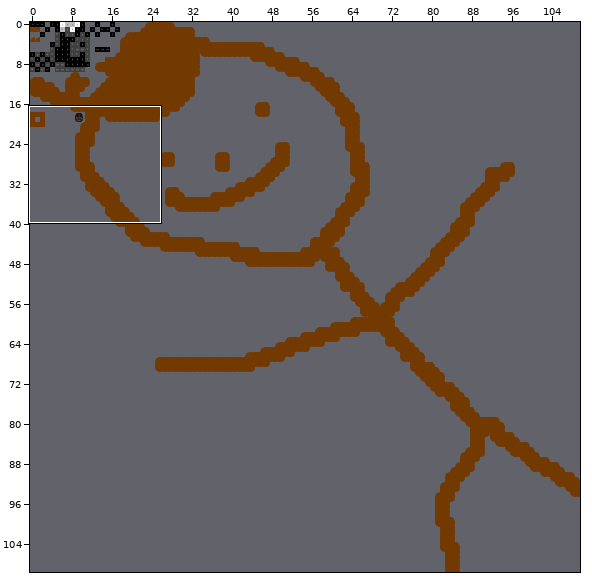
Tiled map -- Monofoxe/Monofoxe/Content/Maps/test.tmx. Above: a wide view before the commit, with the close-up outlined.
Close-up. The starting point:
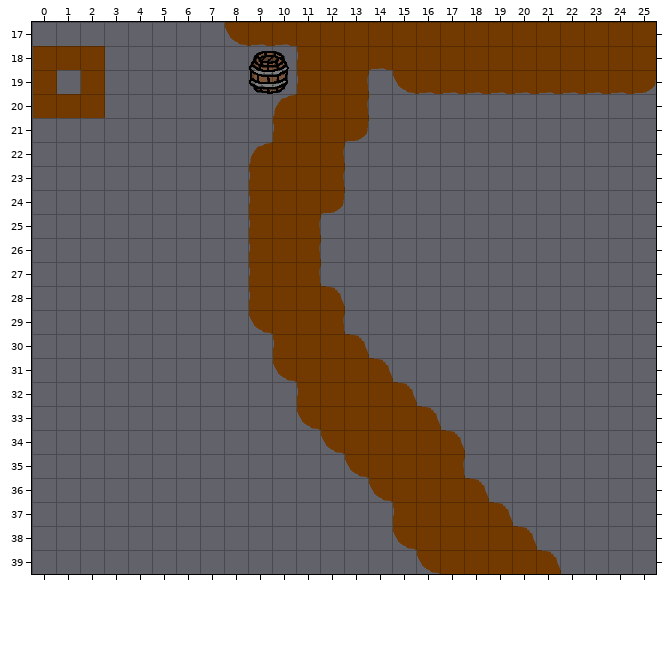
Cells are 32x32 px. Shown: x 0..25, y 17..39. The commit also changed other parts of the map, which this record leaves out.
And afterwards:
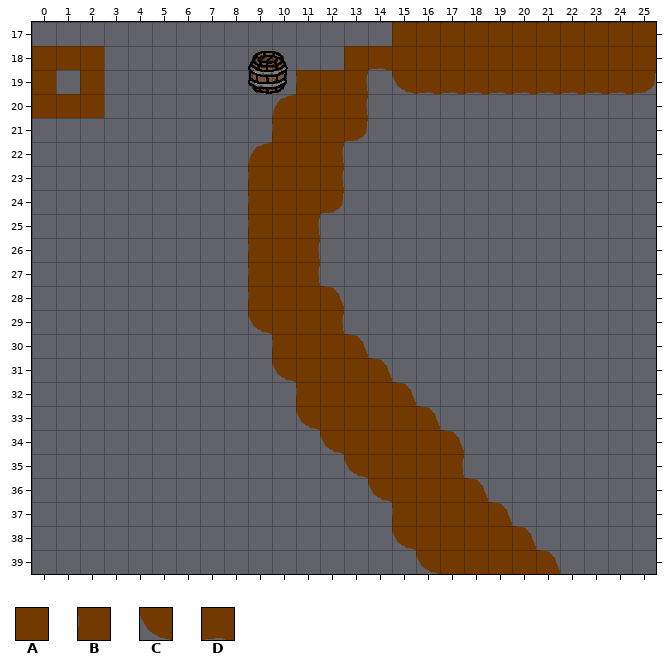
Key: from "dirt": A 3, B 4, C 8, D 9.
_ is an empty cell, . an unchanged one.
Edits made:
layer "folder/Tile Layer 1" offset 1,0 -> 0,0 px
--- layer "folder/Tile Layer 1"
@@ x 8..14 @@
-17 CDDAAAA
-18 ...BA..
+17 _______
+18 ...__..
